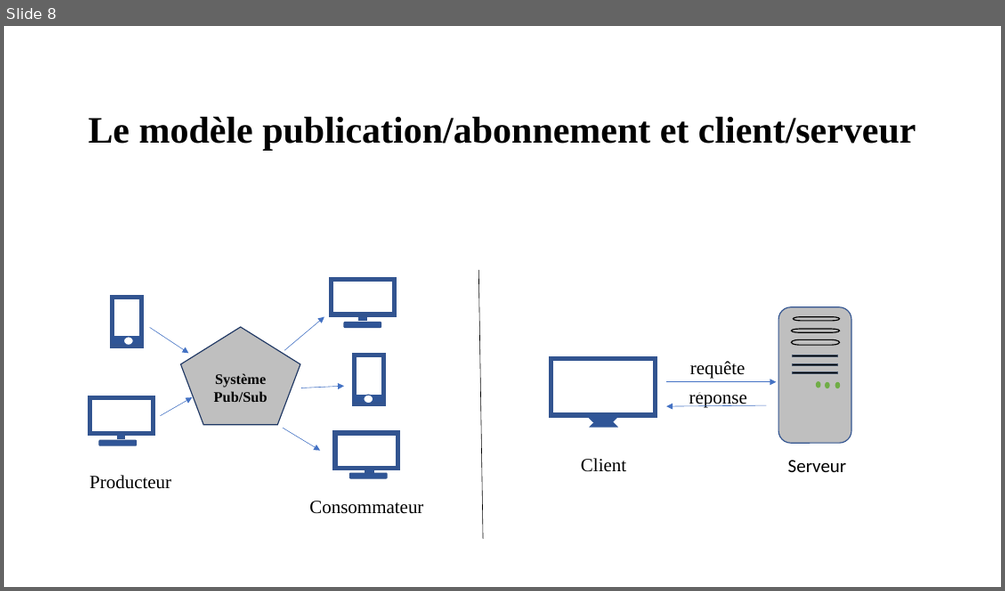
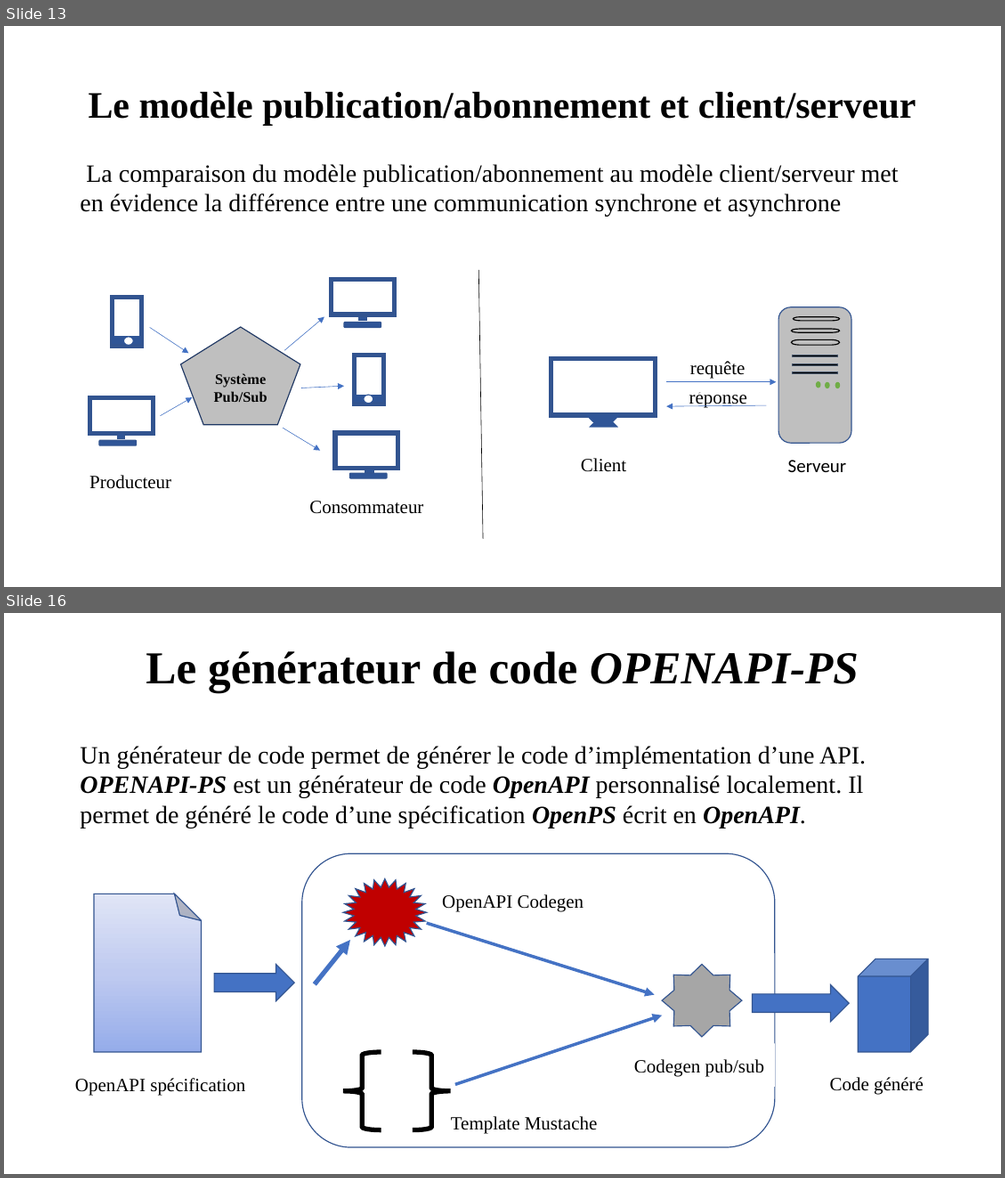
Before and after one commit to OA-Souleymane/MyGitHub-Files, a slide deck: Chapitres/mémoire/PrésentationMémoire.pptx. Shown one above the other, each under a label of ours: slide 8 before the commit, slides 13 and 16 after it; the slides between them are not shown. The pictures are 1005x591 and 1005x1178 pixels, drawn with LibreOffice and Linux fonts; fonts in the diff are those of the drawing. Boxes give left, top, right and bottom in pixels: in the first picture for what was removed or moved away, otherwise in the second. Text is boxed around its words. In the diff, an @@ line names an element or a change of style, - is before the commit and + after.

```diff
--- a/Chapitres/mémoire/PrésentationMémoire.pptx
+++ b/Chapitres/mémoire/PrésentationMémoire.pptx
@@ slide 16 added at <box>4,613,1001,1174</box>, background #FFFFFF @@
@@ title added at <box>146,651,858,693</box>, 44 pt, text #000000, bold @@
+Le générateur de code OPENAPI-PS
@@ text added at <box>80,746,866,827</box>, 24 pt, text #000000 @@
+Un générateur de code permet de générer le code d’implémentation d’une API. OPENAPI-PS est un générateur de code OpenAPI personnalisé localement. Il permet de généré le code d’une spécification OpenPS écrit en OpenAPI.
@@ rounded rectangle added at <box>302,854,775,1148</box>, fill #FFFFFF, outline #325491 1 pt @@
@@ star added at <box>343,878,428,946</box>, fill #C00000, outline #325491 1 pt @@
@@ folded corner added at <box>94,893,202,1052</box>, fill gradient #96ABEA to #C0CBF0 to #E0E5F7, outline #325491 1 pt @@
@@ text added at <box>442,894,584,912</box>, 18 pt, text #000000 @@
+OpenAPI Codegen
@@ arrow added from (427, 923) to (655, 995), #4472C4 3 pt @@
@@ arrow added from (315, 984) to (350, 940), #4472C4 4.5 pt @@
@@ cube added at <box>858,958,928,1052</box>, fill #4472C4, outline #325491 1 pt @@
@@ right arrow added at <box>214,965,294,1001</box>, fill #4472C4, outline #325491 1 pt @@
@@ star added at <box>662,965,742,1037</box>, fill #A6A6A6, outline #325491 1 pt @@
@@ right arrow added at <box>752,985,849,1022</box>, fill #4472C4, outline #325491 1 pt @@
@@ arrow added from (455, 1084) to (662, 1015), #4472C4 3 pt @@
@@ left brace added at <box>343,1052,381,1130</box>, outline #000000 4.5 pt @@
@@ right brace added at <box>413,1052,451,1130</box>, outline #000000 4.5 pt @@
@@ text added at <box>634,1059,764,1076</box>, 18 pt, text #000000 @@
+Codegen pub/sub
@@ text added at <box>75,1078,245,1095</box>, 18 pt, text #000000 @@
+OpenAPI spécification
@@ text added at <box>830,1077,923,1094</box>, 18 pt, text #000000 @@
+Code généré
@@ text added at <box>451,1116,598,1133</box>, 18 pt, text #000000 @@
+Template Mustache
@@ what was slide 8 is now slide 13 @@
@@ slide 13 changed as well @@
@@ title "Le modèle publication/abonnement et client/serveur": place and size @@
-title "Le modèle publication/abonnement et client/serveur" at <box>89,116,916,150</box>
+title "Le modèle publication/abonnement et client/serveur" at <box>89,91,916,125</box>
@@ text added at <box>80,164,898,216</box>, 24 pt, text #000000 @@
+La comparaison du modèle publication/abonnement au modèle client/serveur met en évidence la différence entre une communication synchrone et asynchrone
```
Also in this commit, not shown: 6 other slides changed, 10 other slides added, 6 other files.
